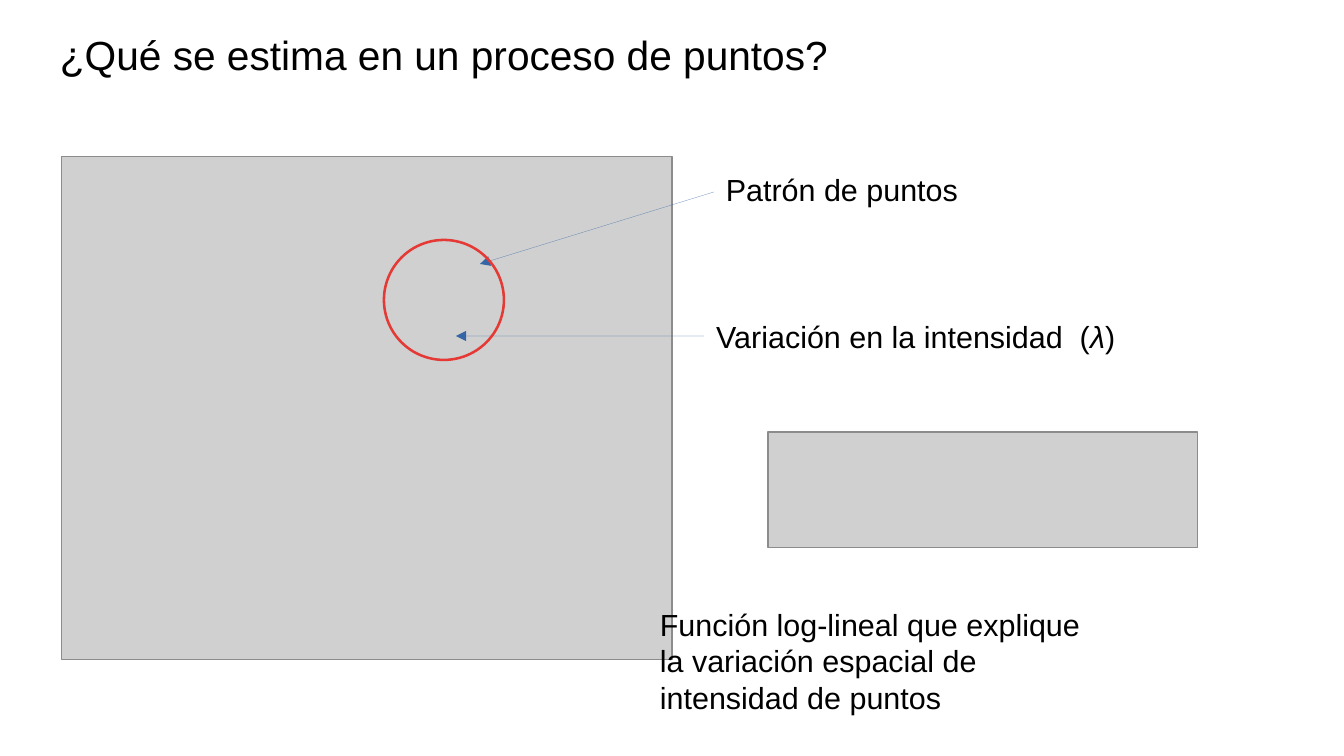
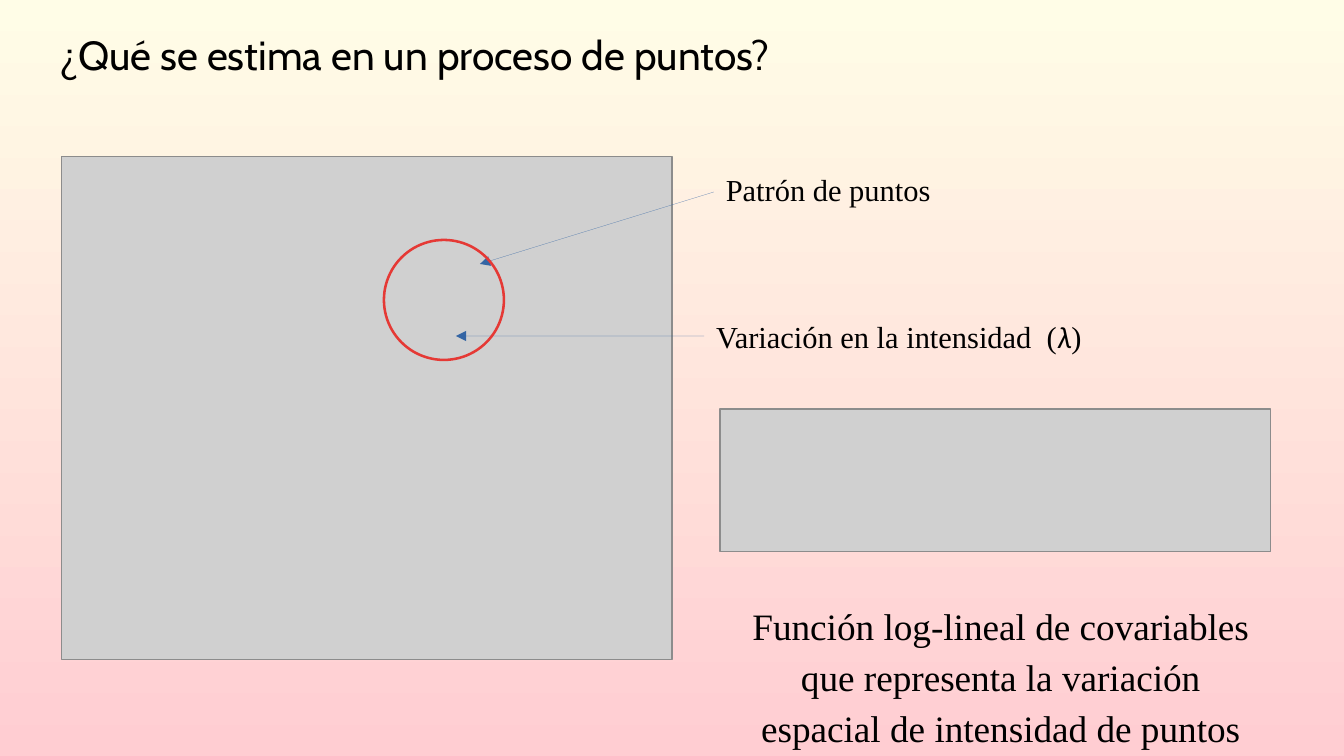
Before and after one commit to gerardommc/Ecologia-Teorica-II, a slide deck: slide 28 of Nicho/Caso-correlativo.odp (slide 23 before the commit). Drawn at 1344x756 pixels with LibreOffice and Linux fonts; fonts in the diff are those of the drawing; grey boxes stand for pictures. Boxes give left, top, right and bottom in pixels: in the first picture for what was removed or moved away, otherwise in the second. Text is boxed around its words. In the diff, an @@ line names an element or a change of style, - is before the commit and + after.

```diff
--- a/Nicho/Caso-correlativo.odp
+++ b/Nicho/Caso-correlativo.odp
@@ background #FFFFFF to gradient #FFFDE7 to #FFCDD2 @@
@@ text "¿Qué se estima en un ..." at bbox=[60, 39, 770, 79]: font Arial to Cabin @@
@@ text "Patrón de puntos" at bbox=[726, 179, 930, 208]: font Arial to Times New Roman @@
@@ text "Variación en la intensidad (λ)" at bbox=[716, 326, 1082, 354]: font Arial to Times New Roman; font Arial to Calibri in "(λ)" @@
@@ picture: place and size @@
-picture at bbox=[768, 432, 1198, 548]
+picture at bbox=[721, 410, 1272, 552]
@@ text at bbox=[752, 614, 1249, 750]: text changed; size 18 to 22 pt; font Arial to Times New Roman @@
-Función log-lineal que explique la variación espacial de intensidad de puntos
+Función log-lineal de covariables que representa la variación espacial de intensidad de puntos
```
Also in this commit, not shown: 26 other slides changed, 5 slides added, 2 other files.
